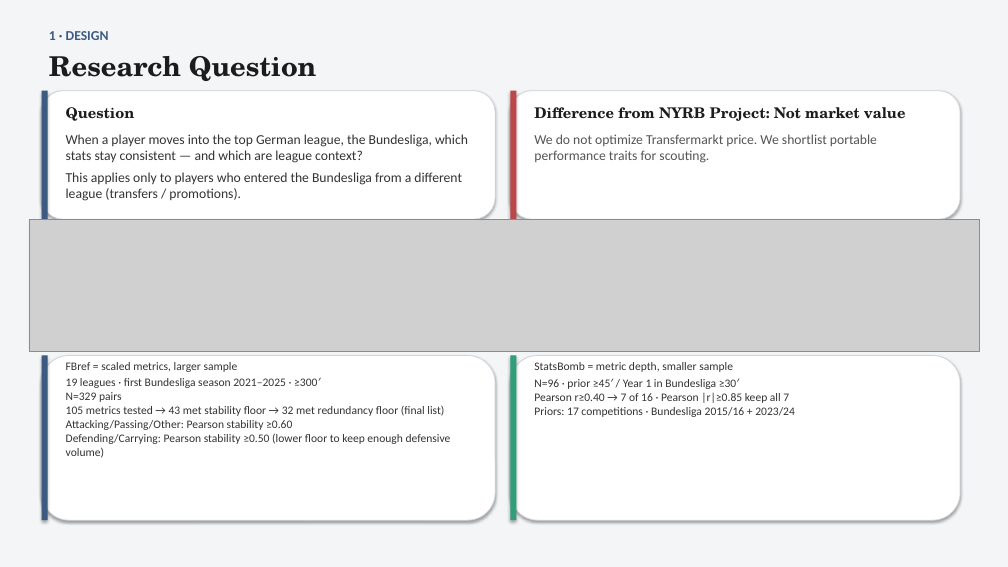
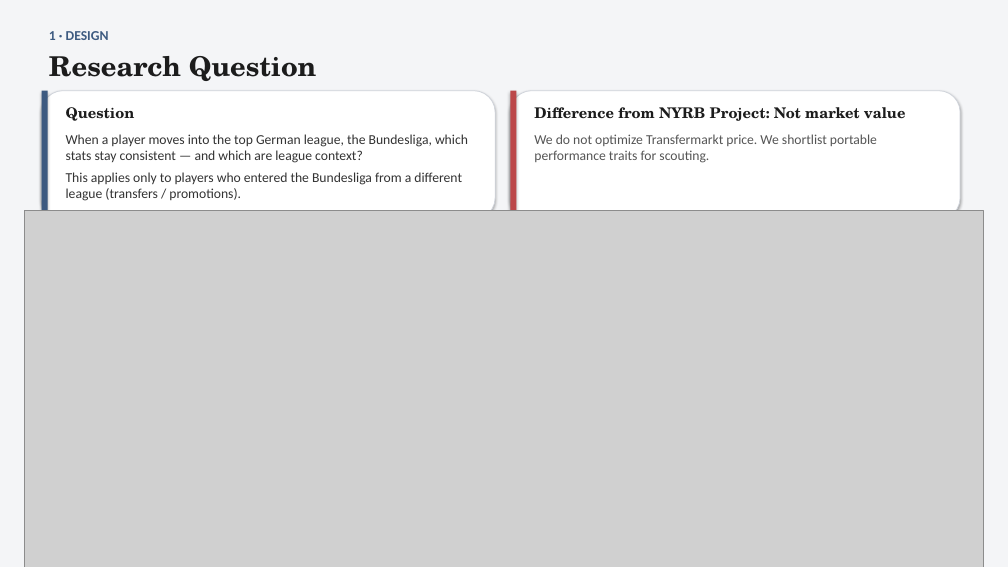
Before and after one commit to colbymorris08/bundesliga-transfer-traits, a slide deck: slide 3 of bundesliga_transfer_traits.pptx. Drawn at 1008x567 pixels with LibreOffice and Linux fonts; fonts in the diff are those of the drawing; grey boxes stand for pictures. Boxes give left, top, right and bottom in pixels: in the first picture for what was removed or moved away, otherwise in the second. Text is boxed around its words. In the diff, an @@ line names an element or a change of style, - is before the commit and + after.

```diff
--- a/bundesliga_transfer_traits.pptx
+++ b/bundesliga_transfer_traits.pptx
@@ picture resized from (x1=29, y1=219, x2=980, y2=352) to (x1=25, y1=211, x2=985, y2=567) @@
@@ text removed at (x1=66, y1=362, x2=451, y2=458) @@
-FBref = scaled metrics, larger sample
-19 leagues · first Bundesliga season 2021–2025 · ≥300′
-N=329 pairs
-105 metrics tested → 43 met stability floor → 32 met redundancy floor (final list)
-Attacking/Passing/Other: Pearson stability ≥0.60
-Defending/Carrying: Pearson stability ≥0.50 (lower floor to keep enough defensive volume)
@@ 2 rounded rectangles, 2 rectangles moved together from (x1=42, y1=355, x2=960, y2=520) to (x1=42, y1=377, x2=960, y2=541) @@
@@ text removed at (x1=534, y1=362, x2=795, y2=417) @@
-StatsBomb = metric depth, smaller sample
-N=96 · prior ≥45′ / Year 1 in Bundesliga ≥30′
-Pearson r≥0.40 → 7 of 16 · Pearson |r|≥0.85 keep all 7
-Priors: 17 competitions · Bundesliga 2015/16 + 2023/24
```
Also in this commit, not shown: 1 other slide changed, 13 other files.
